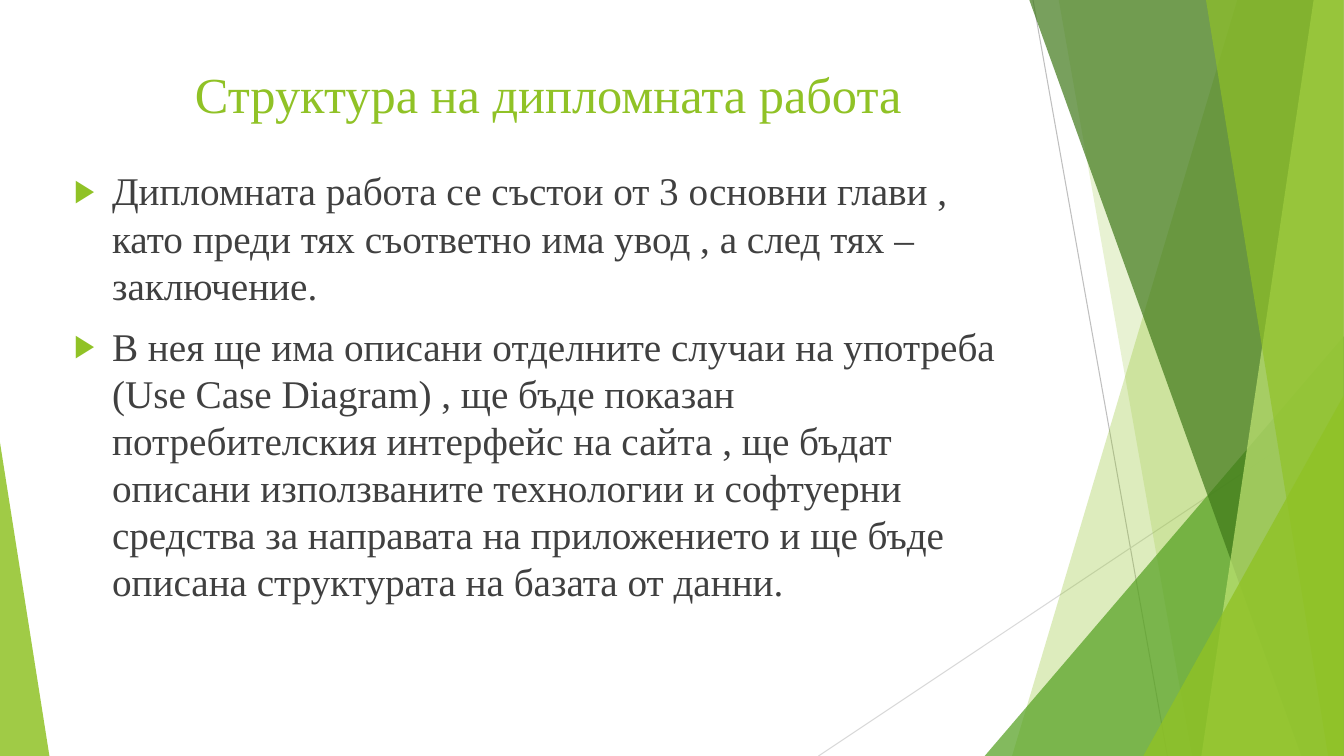
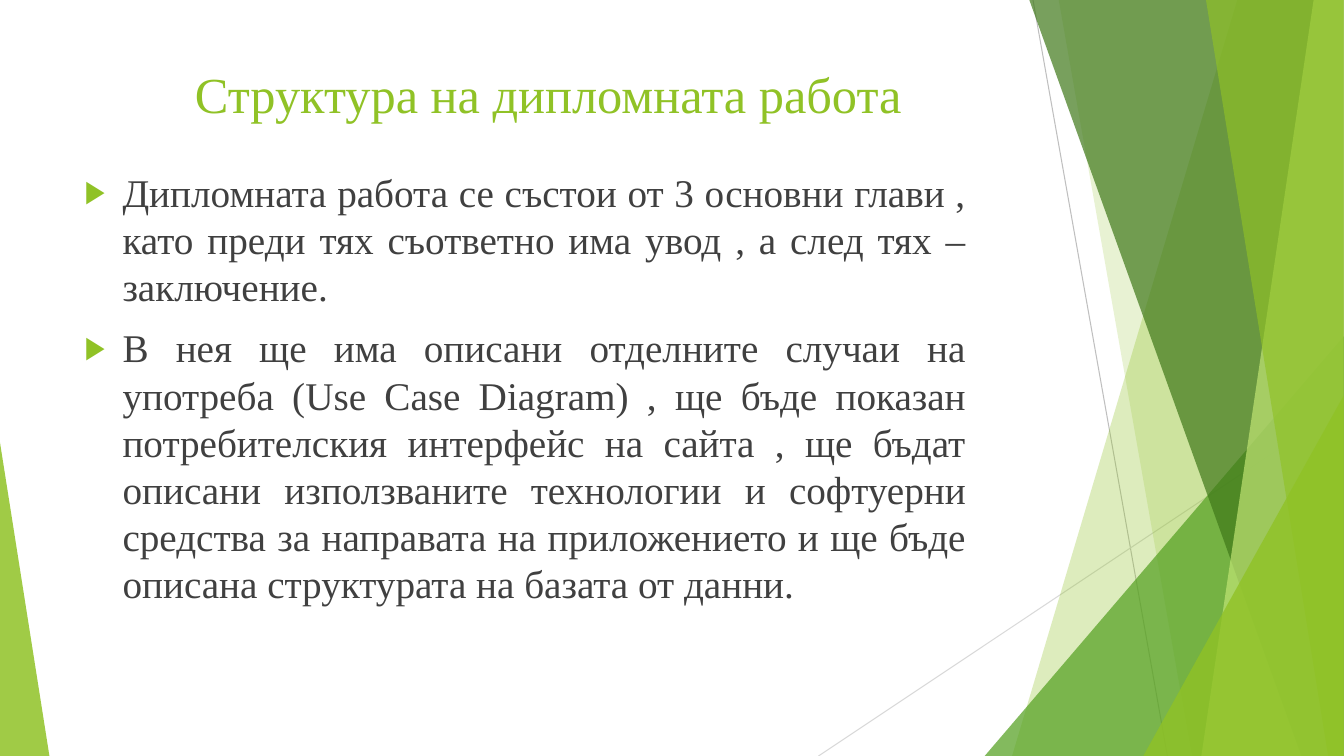
Before and after one commit to naskokolevmaka/Diploment-Proekt, a slide deck: slide 6 of Дипломна работа - Атанас Георгиев Колев - Презентация.pptx. Drawn at 1344x756 pixels with LibreOffice and Linux fonts; fonts in the diff are those of the drawing. Boxes give left, top, right and bottom in pixels: in the first picture for what was removed or moved away, otherwise in the second. Text is boxed around its words. In the diff, an @@ line names an element or a change of style, - is before the commit and + after.

```diff
--- a/Дипломна работа - Атанас Георгиев Колев - Презентация.pptx
+++ b/Дипломна работа - Атанас Георгиев Колев - Презентация.pptx
@@ text "Дипломната работа се състои от ...": place and size @@
-text "Дипломната работа се състои от ..." at (112,177,994,604)
+text "Дипломната работа се състои от ..." at (123,179,966,605)
@@ text "Дипломната работа се състои от ..." at (123,179,966,605): alignment left to justified @@
```
Also in this commit, not shown: 8 other slides changed, 2 slides added.
